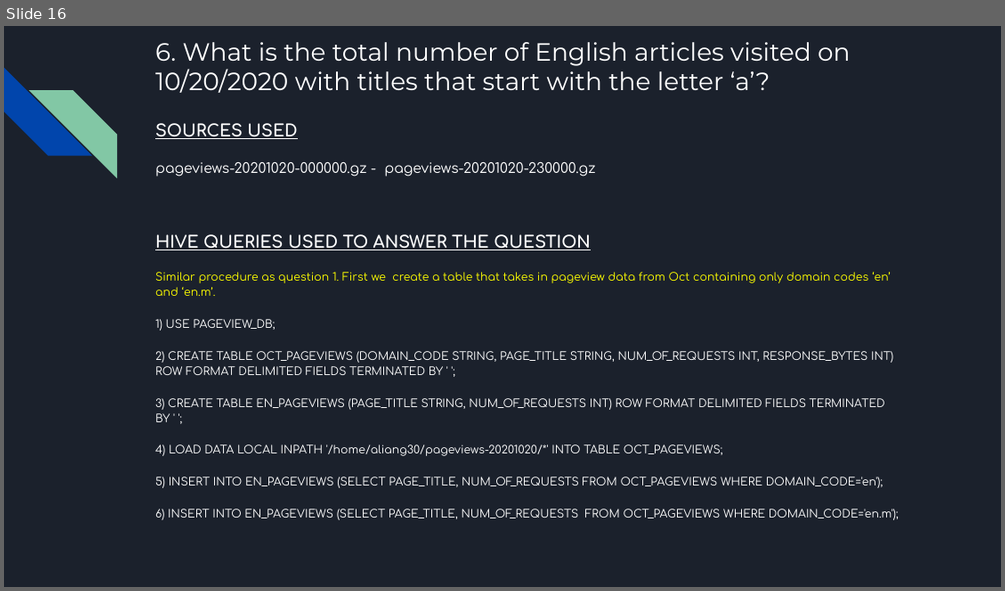
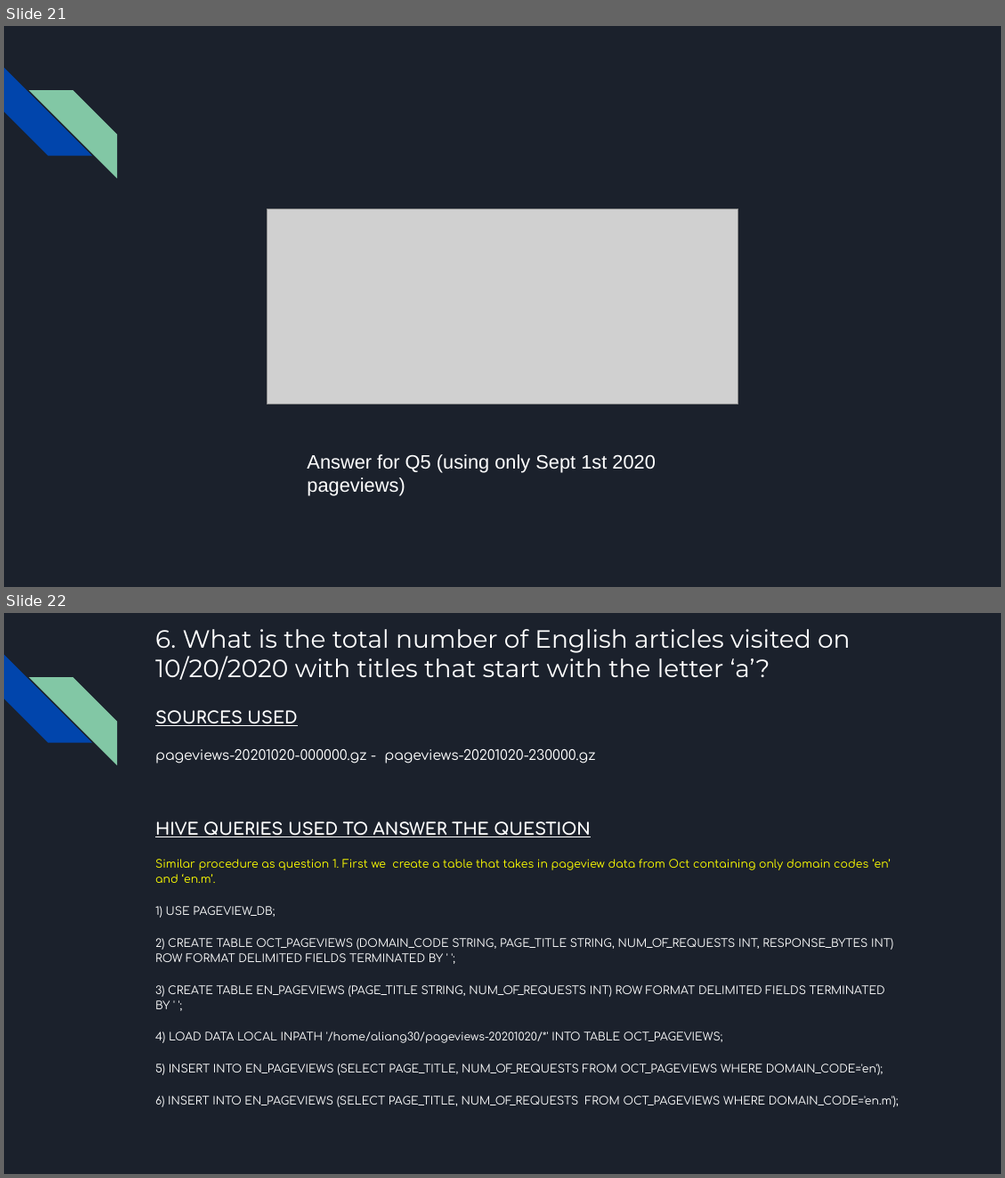
Before and after one commit to AlanLiang1/Project_1, a slide deck: P1 Presentation.pptx. Shown one above the other, each under a label of ours: slide 16 before the commit, slides 21 and 22 after it. The pictures are 1005x591 and 1005x1178 pixels, drawn with LibreOffice and Linux fonts; fonts in the diff are those of the drawing; grey boxes stand for pictures. Boxes give left, top, right and bottom in pixels: in the first picture for what was removed or moved away, otherwise in the second. Text is boxed around its words. In the diff, an @@ line names an element or a change of style, - is before the commit and + after.

```diff
--- a/P1 Presentation.pptx
+++ b/P1 Presentation.pptx
@@ slide 21 added at [4, 26, 1001, 587], background #1B212C; not listed: 2 template elements that a slide beside it also shows @@
@@ picture added at [267, 208, 738, 403] @@
@@ text added at [307, 454, 655, 496], 14 pt, text #FFFFFF @@
+Answer for Q5 (using only Sept 1st 2020 pageviews)
@@ what was slide 16 is now slide 22 @@
```
Also in this commit, not shown: 15 slides changed, 5 other slides added, 1 other file.
